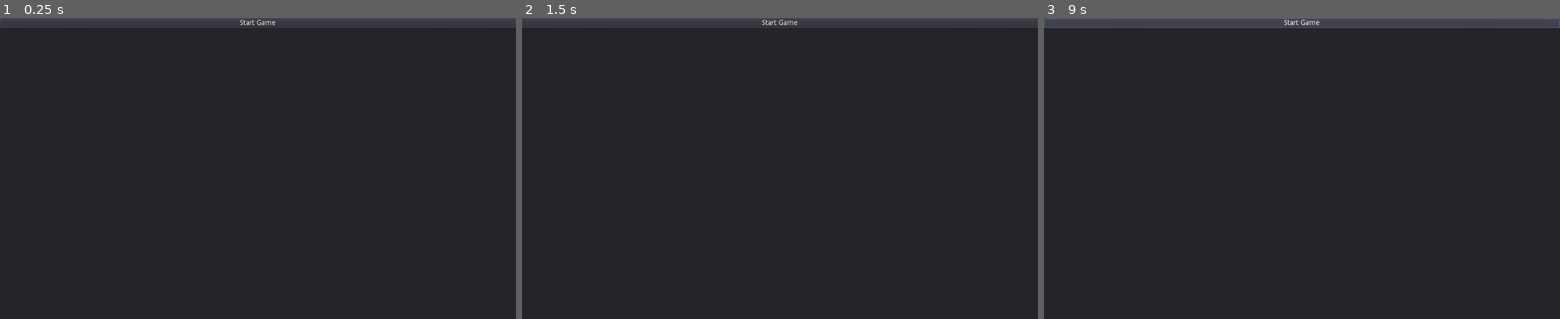
Above: before the commit, frames 1-3 (left to right).
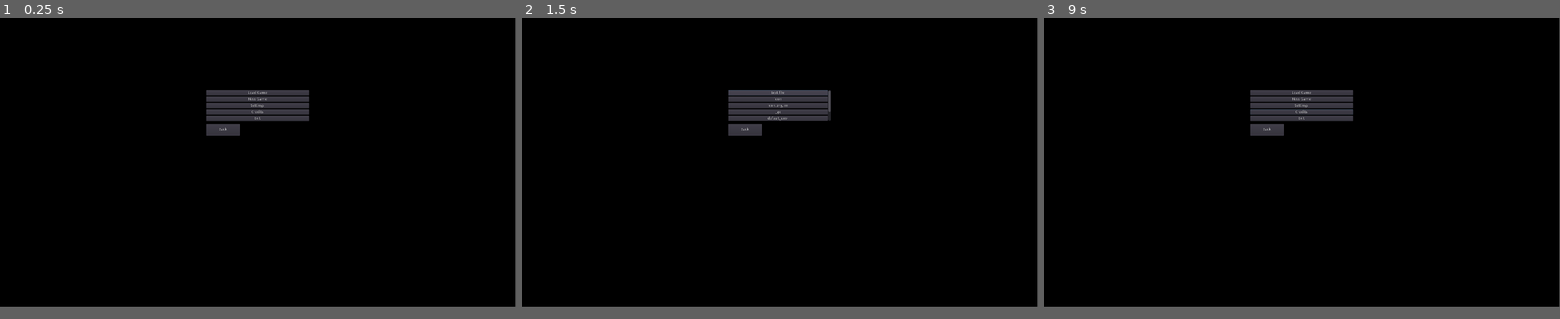
Above: after the commit, the same moments.

Repository: TeamName-FIOLTR/BWgamejam2022
Game: Godot game, scene res://scenes/UI/StartLevel.tscn
The game is run twice, just before and just after one commit, with the same random seed, the same clock (stepped at 60 frames per second) and the same inputs. Before the commit the project has no main scene; this scene is started directly in both runs.
Inputs (mouse positions are in pixels of both pictures, inside the frame that each line leads up to):
- Up to frame 1 (0.25 s): no input
- Up to frame 2 (1.5 s): click (780, 96) at 0.5 s, where only the run after the commit has a clickable "Load Game"; click (780, 96) at 1.25 s, where only the run after the commit has a clickable "test file"
- Up to frame 3 (9 s): click (1302, 102) at 2 s, where only the run after the commit has a clickable "icon"; click (1302, 108) at 2.75 s, where only the run after the commit has a clickable "icon.png.im"; click (1302, 117) at 3.5 s, where only the run after the commit has a clickable "_gx"; click (1302, 123) at 4.25 s, where only the run after the commit has a clickable "default_env."; click (1302, 129) at 5 s, where only the run after the commit has a clickable "project.g"; click (1302, 135) at 5.75 s, where only the run after the commit has a clickable "override"; click (1265, 135) at 6.5 s, where only the run after the commit has a clickable "Back"; click (1302, 108) at 7.25 s, where only the run after the commit has a clickable "Settings"; click (1302, 117) at 8 s, where only the run after the commit has a clickable "Credits"; click (1302, 24) at 8.75 s, where only the run before the commit has a clickable "Start Game"
In our replay, the window is 800x468 before the commit and 799x449 after it. These sizes can differ from the game's own. Grey fills any space a smaller window leaves; there, only what the larger window draws over its background counts as a difference.

The runs differ from the first frame. In frame 1, 95% of the frame differs, in the area x 0-100%, y 0-96%; in frame 2, 95%; in frame 3, 95%.
Error after the commit: Invalid set index 'game_name' (on base: 'Nil') with value of type 'String'. (res://assets/scripts/resources/saveResource.gd:51)

Commit message:
got the level load system working! As well as added the main UI code of the game :)

Diff:
--- a/assets/scripts/UI/GameStart.gd
+++ b/assets/scripts/UI/GameStart.gd
@@ -1,5 +1,25 @@
 extends Control
+
+class_name MainUI
 
 func _ready():
 	#initilize the game save dir if it is not already
 	GameSaveResource.initilize_save_dir()
+
+
+func _on_exit_pressed():
+	#leav the game
+	get_tree().quit()
+
+#create a new game with the given name, overides existing games
+func _on_NewGameNameSelect_text_entered(text):
+	var gsr = GameSaveResource.new()
+	gsr.game_name = text
+
+	GameSaveResource.save(gsr)
+
+	GameSaveResource.return_to_save(get_tree(),gsr)
+
+
+func _on_savePicker_save_pressed(save):
+	GameSaveResource.load_game(get_tree(),save)
--- /dev/null
+++ b/assets/scripts/UI/LineEditHint.gd
@@ -0,0 +1,25 @@
+extends LineEdit
+
+class_name LineEditHint
+
+var hint_text : String = "null"
+var hinting : bool = true setget set_hinting,get_hinting
+func set_hinting(val : bool)->void:
+	if val:
+		text = hint_text
+	elif text == hint_text:
+		text = ""
+	hinting = val
+func get_hinting()->bool:
+	return hinting
+
+func _ready():
+	hint_text = text
+	connect("focus_entered",self,"on_focus_in")
+	connect("focus_exited",self,"on_focus_out")
+
+func on_focus_in():
+	self.hinting = false
+func on_focus_out():
+	if text == "" or text == hint_text:
+		self.hinting = true
--- /dev/null
+++ b/assets/scripts/UI/MenuChangeButton.gd
@@ -0,0 +1,27 @@
+extends Button
+#this is a button that changes the given UI to the given menu from the menu that the button is in
+
+class_name MenuChangeButton
+
+#the root of the menu that we are working with
+export var BackButtonPath : NodePath
+onready var back_button : BackButton = get_node(BackButtonPath)
+
+#the menu that we are swaping from
+export var FromMenuPath : NodePath
+onready var from_menu : Control = get_node(FromMenuPath)
+
+#the menu that we swap to
+export var ToMenuPath : NodePath
+onready var to_menu = get_node(ToMenuPath)
+
+func _ready():
+	connect("pressed",self,"on_pressed")
+
+func change_menu()->void:
+	back_button.remember_menu(from_menu)
+	from_menu.visible = false
+	to_menu.visible = true
+
+func on_pressed():
+	change_menu()
--- /dev/null
+++ b/assets/scripts/UI/NameSelector.gd
@@ -0,0 +1,21 @@
+extends Control
+
+export var button_path : NodePath
+onready var button : Button = get_node(button_path) as Button
+
+export var text_path : NodePath
+onready var text : LineEdit = get_node(text_path) as LineEdit
+
+signal text_entered
+
+# Called when the node enters the scene tree for the first time.
+func _ready():
+	text.connect("text_entered",self,"on_text_entered")
+	button.connect("pressed",self,"on_text_entered")
+
+func on_text_entered():
+	emit_signal("text_entered",text.text)
+
+# Called every frame. 'delta' is the elapsed time since the previous frame.
+#func _process(delta):
+#	pass
--- /dev/null
+++ b/assets/scripts/UI/backButton.gd
@@ -0,0 +1,20 @@
+extends Button
+#button that swaps visibility back to the last scene
+class_name BackButton
+
+#memory slot for the last scene that we were in
+var last_scene = []
+
+func _ready():
+	connect("pressed",self,"back")
+
+func remember_menu(cntr : Control)->void:
+	last_scene.append(cntr)
+
+#set up visibility for the last scene
+func back()->void:
+	if len(last_scene) > 0:
+		for mainMenu in get_tree().get_nodes_in_group("menu_root"):
+			mainMenu.visible = false
+		last_scene[len(last_scene)-1].visible = true
+		last_scene.remove(len(last_scene)-1)
--- a/assets/scripts/generics/level.gd
+++ b/assets/scripts/generics/level.gd
@@ -2,3 +2,7 @@
 #this is a generic script that the game levels are inteanded to inherit from
 
 class_name Level
+
+
+func _ready():
+	print("running game save " + Globals.game_save_data.game_name)
--- a/assets/scripts/globals/Globals.gd
+++ b/assets/scripts/globals/Globals.gd
@@ -1,6 +1,6 @@
 extends Node
 
-#this is where we store program configuration and global data
-var level_data : GameSaveResource
+#stores data for this save
+var game_save_data : GameSaveResource
 #this stores configuration data and is loaded at run time
 var config_data : ConfigResource
--- a/assets/scripts/resources/saveResource.gd
+++ b/assets/scripts/resources/saveResource.gd
@@ -6,10 +6,10 @@
 
 #the name of the last scene that we saved at
 #equivilent to the name of the root node in that level
-var last_scene : String
+var last_level : String = "level1"
+
 #the name of the save file that we are in
 var game_name : String
-
 
 #initilizes the directory structure if it is not already
 static func initilize_save_dir()->void:
@@ -36,9 +36,9 @@
 		fname = dir.get_next()
 	return ret_val
 
-#convinence function to get the scene path
-static func get_scene_path(scene_name : String)->String:
-	return "res://scenes/levels/" + scene_name + ".tscn"
+#convinence function to get the level path
+static func get_scene_path(level_name : String)->String:
+	return "res://scenes/levels/" + level_name + ".tscn"
 
 #convinence function for getting the path of a save resource
 static func get_save_resource_path(game_name : String)->String:
@@ -46,6 +46,19 @@
 
 #convinence function to load a save resource from a game name
 static func get_save(game_name : String)->GameSaveResource:
-	return ResourceLoader.load(get_save_resource_path(game_name)) as GameSaveResource
-static func save(game_name : String,gsr : GameSaveResource)->void:
-	ResourceLoader.save(get_save_resource_path(game_name))
+	var ret_val =  ResourceLoader.load(get_save_resource_path(game_name)) as GameSaveResource
+	#just incase data gets desynced
+	ret_val.game_name = game_name
+	return ret_val
+
+static func save(gsr : GameSaveResource)->void:
+	ResourceSaver.save(get_save_resource_path(gsr.game_name),gsr)
+
+#returns the game to the given save state
+static func return_to_save(tree : SceneTree,gsr : GameSaveResource)->void:
+	Globals.game_save_data = gsr
+	tree.change_scene(get_scene_path(gsr.last_level))
+
+
+static func load_game(tree : SceneTree,game_name : String)->void:
+	return_to_save(tree,get_save(game_name))
--- a/project.godot
+++ b/project.godot
@@ -9,6 +9,11 @@
 config_version=4
 
 _global_script_classes=[ {
+"base": "Button",
+"class": "BackButton",
+"language": "GDScript",
+"path": "res://assets/scripts/UI/backButton.gd"
+}, {
 "base": "Resource",
 "class": "ConfigResource",
 "language": "GDScript",
@@ -29,29 +34,102 @@
 "language": "GDScript",
 "path": "res://assets/scripts/generics/level.gd"
 }, {
+"base": "LineEdit",
+"class": "LineEditHint",
+"language": "GDScript",
+"path": "res://assets/scripts/UI/LineEditHint.gd"
+}, {
 "base": "Node",
 "class": "LoadUtils",
 "language": "GDScript",
 "path": "res://assets/scripts/statics/load_utils.gd"
 }, {
-"base": "VScrollBar",
+"base": "Control",
+"class": "MainUI",
+"language": "GDScript",
+"path": "res://assets/scripts/UI/GameStart.gd"
+}, {
+"base": "Button",
+"class": "MenuChangeButton",
+"language": "GDScript",
+"path": "res://assets/scripts/UI/MenuChangeButton.gd"
+}, {
+"base": "ScrollContainer",
 "class": "SavePicker",
 "language": "GDScript",
 "path": "res://scenes/UI/SaveViewUI.gd"
 } ]
 _global_script_class_icons={
+"BackButton": "",
 "ConfigResource": "",
 "DualButton": "",
 "GameSaveResource": "",
 "Level": "",
+"LineEditHint": "",
 "LoadUtils": "",
+"MainUI": "",
+"MenuChangeButton": "",
 "SavePicker": ""
 }
 
 [application]
 
 config/name="BWgameJam"
+run/main_scene="res://scenes/UI/StartLevel.tscn"
+boot_splash/fullsize=false
 config/icon="res://icon.png"
+
+[autoload]
+
+Globals="*res://scenes/globals/Globals.tscn"
+
+[debug]
+
+gdscript/completion/autocomplete_setters_and_getters=true
+
+[display]
+
+window/size/width=1920
+window/size/height=1080
+
+[global]
+
+rate=false
+size=false
+set=false
+
+[input]
+
+move_left={
+"deadzone": 0.5,
+"events": [ Object(InputEventKey,"resource_local_to_scene":false,"resource_name":"","device":0,"alt":false,"shift":false,"control":false,"meta":false,"command":false,"pressed":false,"scancode":65,"physical_scancode":0,"unicode":0,"echo":false,"script":null)
+, Object(InputEventJoypadMotion,"resource_local_to_scene":false,"resource_name":"","device":0,"axis":0,"axis_value":-1.0,"script":null)
+ ]
+}
+move_right={
+"deadzone": 0.5,
+"events": [ Object(InputEventKey,"resource_local_to_scene":false,"resource_name":"","device":0,"alt":false,"shift":false,"control":false,"meta":false,"command":false,"pressed":false,"scancode":68,"physical_scancode":0,"unicode":0,"echo":false,"script":null)
+, Object(InputEventJoypadMotion,"resource_local_to_scene":false,"resource_name":"","device":0,"axis":0,"axis_value":1.0,"script":null)
+ ]
+}
+move_up={
+"deadzone": 0.5,
+"events": [ Object(InputEventKey,"resource_local_to_scene":false,"resource_name":"","device":0,"alt":false,"shift":false,"control":false,"meta":false,"command":false,"pressed":false,"scancode":87,"physical_scancode":0,"unicode":0,"echo":false,"script":null)
+, Object(InputEventJoypadMotion,"resource_local_to_scene":false,"resource_name":"","device":0,"axis":1,"axis_value":-1.0,"script":null)
+ ]
+}
+move_down={
+"deadzone": 0.5,
+"events": [ Object(InputEventKey,"resource_local_to_scene":false,"resource_name":"","device":0,"alt":false,"shift":false,"control":false,"meta":false,"command":false,"pressed":false,"scancode":83,"physical_scancode":0,"unicode":0,"echo":false,"script":null)
+, Object(InputEventJoypadMotion,"resource_local_to_scene":false,"resource_name":"","device":0,"axis":1,"axis_value":1.0,"script":null)
+ ]
+}
+jump={
+"deadzone": 0.5,
+"events": [ Object(InputEventKey,"resource_local_to_scene":false,"resource_name":"","device":0,"alt":false,"shift":false,"control":false,"meta":false,"command":false,"pressed":false,"scancode":32,"physical_scancode":0,"unicode":0,"echo":false,"script":null)
+, Object(InputEventJoypadButton,"resource_local_to_scene":false,"resource_name":"","device":0,"button_index":0,"pressure":0.0,"pressed":false,"script":null)
+ ]
+}
 
 [physics]
 
@@ -59,4 +137,5 @@
 
 [rendering]
 
+environment/default_clear_color=Color( 0, 0, 0, 1 )
 environment/default_environment="res://default_env.tres"
--- /dev/null
+++ b/scenes/UI/NameSelector.tscn
@@ -0,0 +1,34 @@
+[gd_scene load_steps=3 format=2]
+
+[ext_resource path="res://assets/scripts/UI/NameSelector.gd" type="Script" id=1]
+[ext_resource path="res://assets/scripts/UI/LineEditHint.gd" type="Script" id=2]
+
+[node name="GameSelector" type="Control"]
+anchor_right = 1.0
+anchor_bottom = 1.0
+script = ExtResource( 1 )
+button_path = NodePath("VBoxContainer/Panel/Button")
+text_path = NodePath("VBoxContainer/LineEdit")
+
+[node name="VBoxContainer" type="VBoxContainer" parent="."]
+anchor_right = 1.0
+anchor_bottom = 1.0
+margin_right = 40.0
+margin_bottom = 40.0
+
+[node name="LineEdit" type="LineEdit" parent="VBoxContainer"]
+margin_right = 1960.0
+margin_bottom = 24.0
+text = "Game Name"
+align = 1
+script = ExtResource( 2 )
+
+[node name="Panel" type="Panel" parent="VBoxContainer"]
+margin_top = 28.0
+margin_right = 1960.0
+margin_bottom = 28.0
+
+[node name="Button" type="Button" parent="VBoxContainer/Panel"]
+anchor_left = 0.25
+anchor_right = 0.75
+text = "Start Game!"
--- a/scenes/UI/SaveViewUI.gd
+++ b/scenes/UI/SaveViewUI.gd
@@ -1,4 +1,4 @@
-extends VScrollBar
+extends ScrollContainer
 
 #generic UI node that picks a save to load
 class_name SavePicker
@@ -6,7 +6,14 @@
 export var vbContainer : NodePath
 onready var btnSaveContainer : VBoxContainer = get_node(vbContainer)
 
+signal save_pressed
+
 func _ready():
-	for i in GameSaveResource.get_save_files():
+	for saveName in GameSaveResource.get_save_files():
 		var btn = Button.new()
-		btn.text = i
+		btn.text = saveName
+		btn.connect("pressed",self,"emit_save_pressed",[saveName])
+		btnSaveContainer.add_child(btn)
+
+func emit_save_pressed(saveName)->void:
+	emit_signal("save_pressed",saveName)
--- a/scenes/UI/SaveViewUI.tscn
+++ b/scenes/UI/SaveViewUI.tscn
@@ -2,21 +2,17 @@
 
 [ext_resource path="res://scenes/UI/SaveViewUI.gd" type="Script" id=2]
 
-[node name="save_picker" type="VScrollBar"]
+[node name="save_picker" type="ScrollContainer"]
+self_modulate = Color( 0, 0, 0, 1 )
 anchor_right = 1.0
 anchor_bottom = 1.0
 script = ExtResource( 2 )
-vbContainer = NodePath("Panel/VBoxContainer")
+__meta__ = {
+"_edit_use_anchors_": true
+}
+vbContainer = NodePath("VBoxContainer")
 
-[node name="Panel" type="Panel" parent="."]
-anchor_right = 1.0
-anchor_bottom = 1.0
-
-[node name="VBoxContainer" type="VBoxContainer" parent="Panel"]
-anchor_right = 1.0
-anchor_bottom = 1.0
-
-[node name="Button" type="Button" parent="Panel/VBoxContainer"]
-margin_right = 1024.0
-margin_bottom = 20.0
-text = "Start Game"
+[node name="VBoxContainer" type="VBoxContainer" parent="."]
+self_modulate = Color( 1, 1, 1, 0 )
+margin_right = 1920.0
+size_flags_horizontal = 3
--- a/scenes/UI/StartLevel.tscn
+++ b/scenes/UI/StartLevel.tscn
@@ -1,11 +1,108 @@
-[gd_scene load_steps=3 format=2]
+[gd_scene load_steps=8 format=2]
 
 [ext_resource path="res://scenes/UI/SaveViewUI.tscn" type="PackedScene" id=1]
 [ext_resource path="res://assets/scripts/UI/GameStart.gd" type="Script" id=2]
+[ext_resource path="res://assets/scripts/UI/MenuChangeButton.gd" type="Script" id=3]
+[ext_resource path="res://assets/scripts/UI/backButton.gd" type="Script" id=4]
+[ext_resource path="res://assets/scripts/UI/dual_button.gd" type="Script" id=5]
+[ext_resource path="res://scenes/UI/NameSelector.tscn" type="PackedScene" id=6]
+
+[sub_resource type="Theme" id=1]
 
 [node name="GameStart" type="Control"]
 anchor_right = 1.0
 anchor_bottom = 1.0
 script = ExtResource( 2 )
 
-[node name="VScrollBar" parent="." instance=ExtResource( 1 )]
+[node name="mainContainer" type="Panel" parent="."]
+self_modulate = Color( 1, 1, 1, 0 )
+show_behind_parent = true
+anchor_left = 0.3
+anchor_right = 0.7
+anchor_bottom = 1.0
+theme = SubResource( 1 )
+
+[node name="Content" type="VSplitContainer" parent="mainContainer"]
+self_modulate = Color( 1, 1, 1, 0 )
+anchor_left = 0.25
+anchor_top = 0.25
+anchor_right = 0.75
+anchor_bottom = 0.8
+split_offset = 14
+
+[node name="ContentInside" type="Panel" parent="mainContainer/Content"]
+self_modulate = Color( 0, 0, 0, 1 )
+margin_right = 384.0
+margin_bottom = 114.0
+rect_min_size = Vector2( 200, 100 )
+script = ExtResource( 5 )
+
+[node name="savePicker" parent="mainContainer/Content/ContentInside" groups=["menu_root"] instance=ExtResource( 1 )]
+visible = false
+
+[node name="NewGameNameSelect" parent="mainContainer/Content/ContentInside" groups=["menu_root"] instance=ExtResource( 6 )]
+visible = false
+
+[node name="VScrollBar" type="VScrollBar" parent="mainContainer/Content/ContentInside" groups=["menu_root"]]
+self_modulate = Color( 0, 0, 0, 1 )
+anchor_right = 1.0
+anchor_bottom = 1.0
+
+[node name="VBoxContainer" type="VBoxContainer" parent="mainContainer/Content/ContentInside/VScrollBar"]
+anchor_right = 1.0
+anchor_bottom = 1.0
+
+[node name="btnLoadGame" type="Button" parent="mainContainer/Content/ContentInside/VScrollBar/VBoxContainer"]
+margin_right = 384.0
+margin_bottom = 20.0
+text = "Load Game"
+script = ExtResource( 3 )
+BackButtonPath = NodePath("../../../../footer/backButton")
+FromMenuPath = NodePath("../..")
+ToMenuPath = NodePath("../../../savePicker")
+
+[node name="btnNewGame" type="Button" parent="mainContainer/Content/ContentInside/VScrollBar/VBoxContainer"]
+margin_top = 24.0
+margin_right = 384.0
+margin_bottom = 44.0
+text = "New Game"
+script = ExtResource( 3 )
+BackButtonPath = NodePath("../../../../footer/backButton")
+FromMenuPath = NodePath("../..")
+ToMenuPath = NodePath("../../../NewGameNameSelect")
+
+[node name="Settings" type="Button" parent="mainContainer/Content/ContentInside/VScrollBar/VBoxContainer"]
+margin_top = 48.0
+margin_right = 384.0
+margin_bottom = 68.0
+text = "Settings"
+
+[node name="Credits" type="Button" parent="mainContainer/Content/ContentInside/VScrollBar/VBoxContainer"]
+margin_top = 72.0
+margin_right = 384.0
+margin_bottom = 92.0
+text = "Credits"
+
+[node name="exit" type="Button" parent="mainContainer/Content/ContentInside/VScrollBar/VBoxContainer"]
+margin_top = 96.0
+margin_right = 384.0
+margin_bottom = 116.0
+text = "Exit"
+
+[node name="footer" type="Panel" parent="mainContainer/Content"]
+self_modulate = Color( 0, 0, 0, 1 )
+margin_top = 126.0
+margin_right = 384.0
+margin_bottom = 594.0
+
+[node name="backButton" type="Button" parent="mainContainer/Content/footer"]
+anchor_right = 0.328
+anchor_bottom = 0.094
+text = "Back"
+script = ExtResource( 4 )
+
+[connection signal="save_pressed" from="mainContainer/Content/ContentInside/savePicker" to="." method="_on_savePicker_save_pressed"]
+[connection signal="text_entered" from="mainContainer/Content/ContentInside/NewGameNameSelect" to="." method="_on_NewGameNameSelect_text_entered"]
+[connection signal="pressed" from="mainContainer/Content/ContentInside/VScrollBar/VBoxContainer/btnLoadGame" to="." method="_on_Button2_pressed"]
+[connection signal="pressed" from="mainContainer/Content/ContentInside/VScrollBar/VBoxContainer/btnNewGame" to="." method="_on_Button_pressed"]
+[connection signal="pressed" from="mainContainer/Content/ContentInside/VScrollBar/VBoxContainer/exit" to="." method="_on_exit_pressed"]
Not shown, added: assets/art/CAT TEXT.png.import
Binary file added: assets/fonts/HiOutline-8wy2.otf
Not shown, added: assets/sound/metal_step_0.ogg.import
Renamed: scenes/levels/testLevel.tscn -> scenes/levels/level1.tscn
